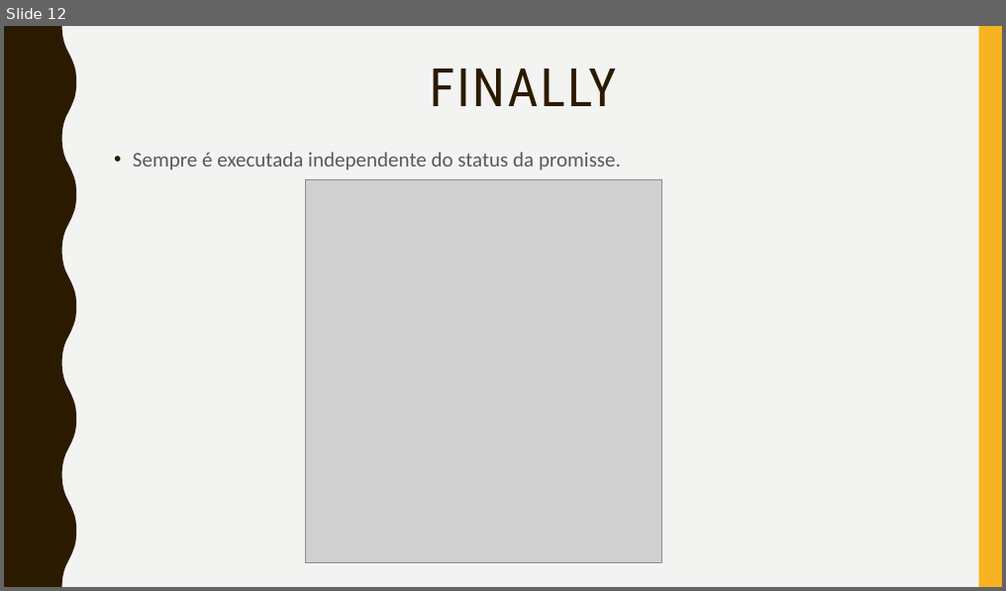
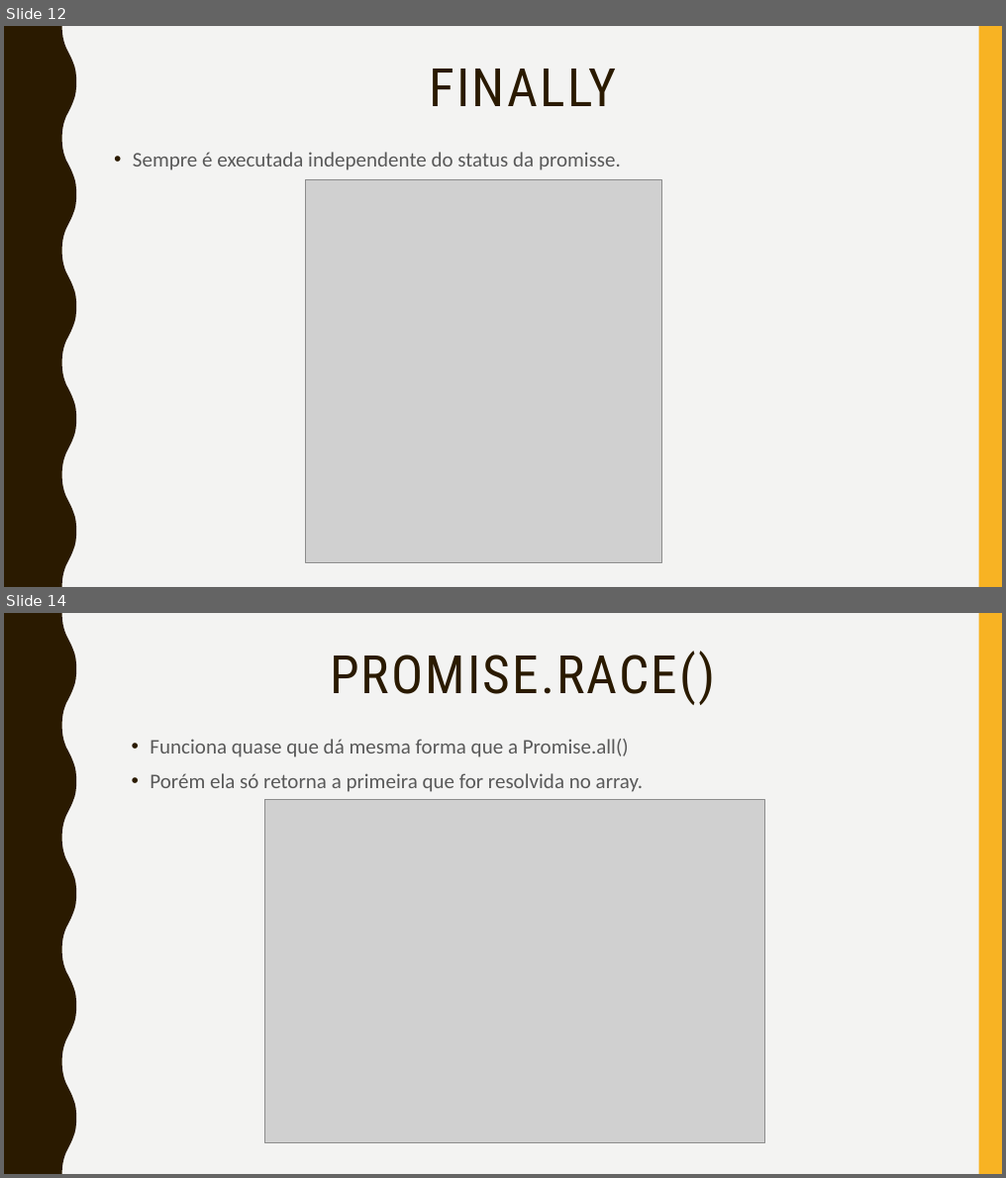
Before and after one commit to kauealvs/exercicios-aulas-javascript, a slide deck: slides/aula11/aula11.pptx. Shown one above the other, each under a label of ours: slide 12 before the commit, slides 12 and 14 after it; the slides between them are not shown. The pictures are 1006x591 and 1006x1178 pixels, drawn with LibreOffice and Linux fonts; fonts in the diff are those of the drawing; grey boxes stand for pictures. Boxes give left, top, right and bottom in pixels: in the first picture for what was removed or moved away, otherwise in the second. Text is boxed around its words. In the diff, an @@ line names an element or a change of style, - is before the commit and + after.

```diff
--- a/slides/aula11/aula11.pptx
+++ b/slides/aula11/aula11.pptx
@@ slide 14 added at <box>4,613,1002,1174</box>, background #F3F3F2; not listed: 2 template elements that a slide beside it also shows @@
@@ title added at <box>330,651,715,705</box>, 51 pt, text #2A1A00 @@
+PROMISE.RACE()
@@ text added at <box>150,739,643,792</box>, 20 pt, text #595959 @@
+• Funciona quase que dá mesma forma que a Promise.all()
+• Porém ela só retorna a primeira que for resolvida no array.
@@ picture added at <box>264,800,765,1143</box> @@
```
Also in this commit, not shown: 1 other slide added.
